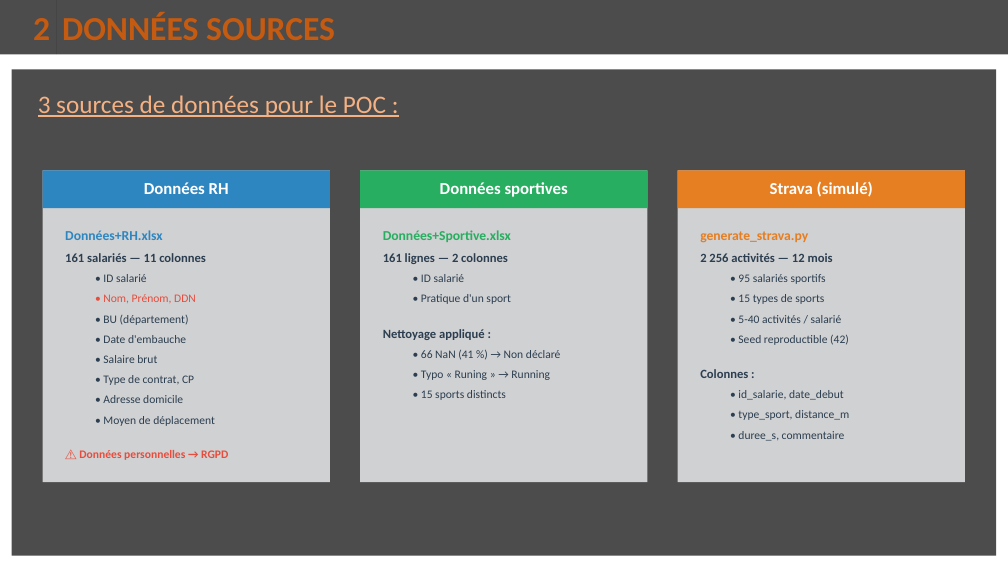
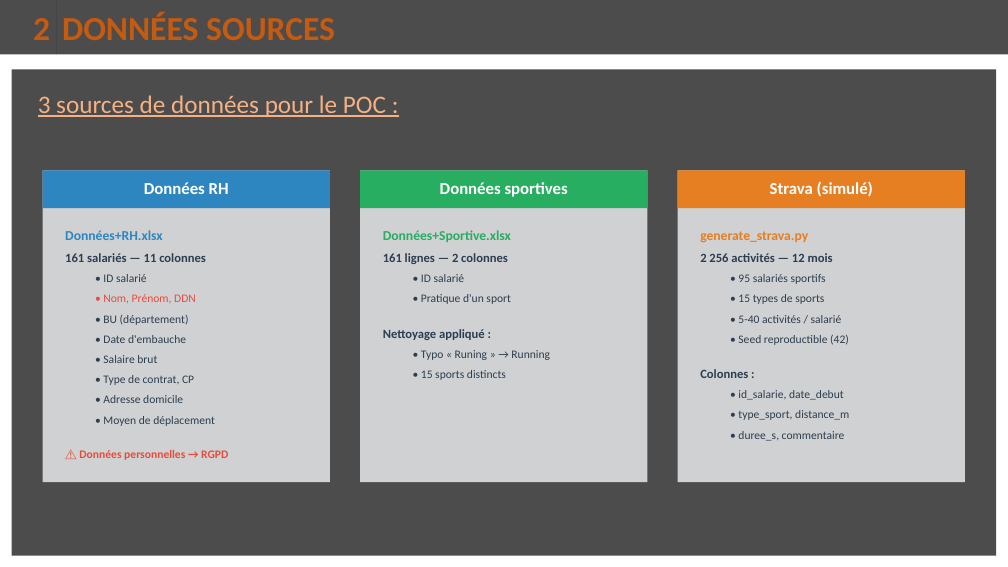
Before and after one commit to merais/formation, a slide deck: slide 3 of P12_Gerez_un_projet_d_infrastructure_aymeric_bailleul/_orchestration/_docs/ABAI_02_presentation.pptx. Drawn at 1008x567 pixels with LibreOffice and Linux fonts; fonts in the diff are those of the drawing; background and template pictures are left out. Boxes give left, top, right and bottom in pixels: in the first picture for what was removed or moved away, otherwise in the second. Text is boxed around its words. In the diff, an @@ line names an element or a change of style, - is before the commit and + after.

```diff
--- a/P12_Gerez_un_projet_d_infrastructure_aymeric_bailleul/_orchestration/_docs/ABAI_02_presentation.pptx
+++ b/P12_Gerez_un_projet_d_infrastructure_aymeric_bailleul/_orchestration/_docs/ABAI_02_presentation.pptx
@@ text at [421, 350, 561, 360]: paragraph removed @@
-• 66 NaN (41 %) → Non déclaré
```
Also in this commit, not shown: 3 other slides changed, 4 other files.
